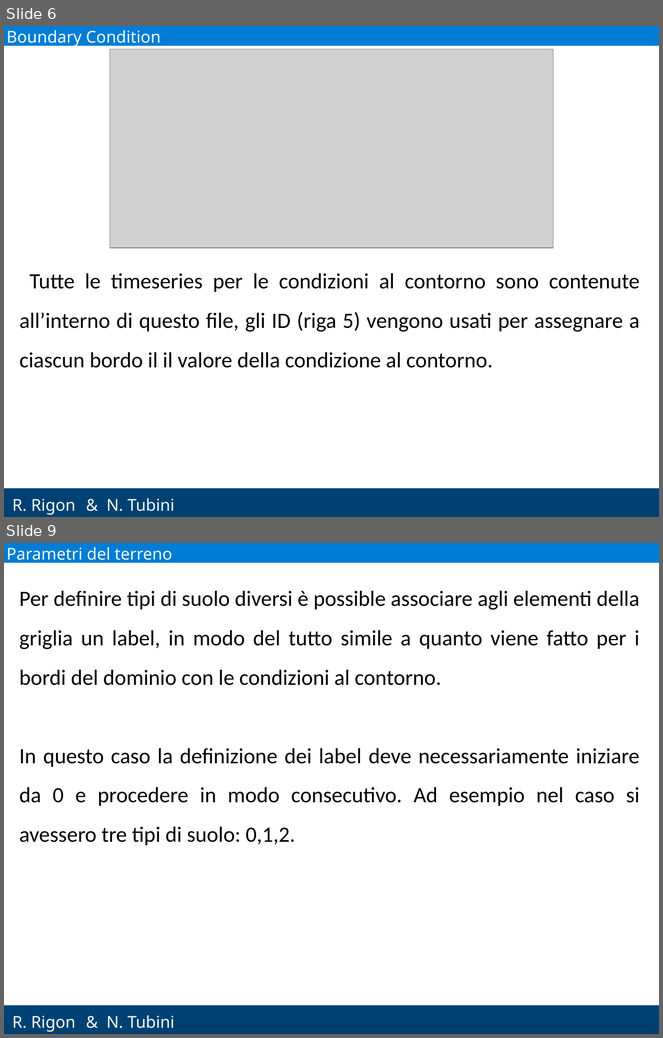
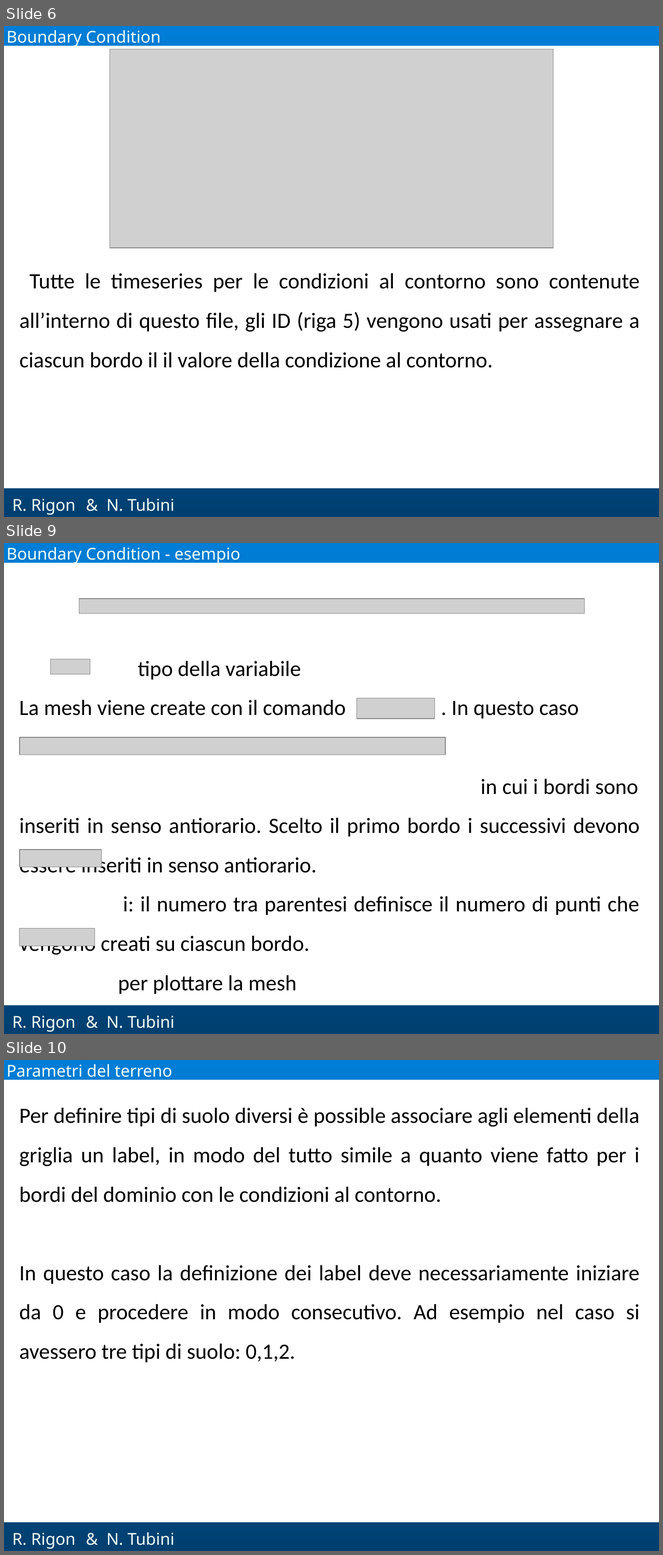
Before and after one commit to GEOframeOMSProjects/OMS_Project_Richards2D, a slide deck: docs/Richards2D.pptx. Shown one above the other, each under a label of ours: slides 6 and 9 before the commit, slides 6, 9 and 10 after it; the slides between them are not shown. The pictures are 663x1038 and 663x1555 pixels, drawn with LibreOffice and Linux fonts; fonts in the diff are those of the drawing; grey boxes stand for pictures; background and template pictures are left out. Boxes give left, top, right and bottom in pixels: in the first picture for what was removed or moved away, otherwise in the second. Text is boxed around its words. In the diff, an @@ line names an element or a change of style, - is before the commit and + after.

```diff
--- a/docs/Richards2D.pptx
+++ b/docs/Richards2D.pptx
@@ slide 9 added at [4,543,659,1034], background gradient #007DD6 to #004071; not listed: 2 template elements that a slide beside it also shows @@
@@ text added at [7,547,241,564], 18 pt, text #F1FEF6 @@
+Boundary Condition - esempio
@@ picture added at [79,599,584,614] @@
@@ text added at [19,661,640,994], 24 pt, text #000000 @@
+tipo della variabile
+La mesh viene create con il comando . In questo caso
+in cui i bordi sono inseriti in senso antiorario. Scelto il primo bordo i successivi devono essere inseriti in senso antiorario.
+i: il numero tra parentesi definisce il numero di punti che vengono creati su ciascun bordo.
+per plottare la mesh
@@ picture added at [50,659,90,675] @@
@@ picture added at [357,698,435,719] @@
@@ picture added at [20,737,445,755] @@
@@ picture added at [20,850,102,867] @@
@@ picture added at [20,929,95,947] @@
@@ text added at [106,1016,175,1029], 18 pt, text #F1FEF6 @@
+& N. Tubini
@@ what was slide 9 is now slide 10 @@
```
Also in this commit, not shown: 5 slides changed, 6 other slides added, 2 slides removed, 2 other files.
